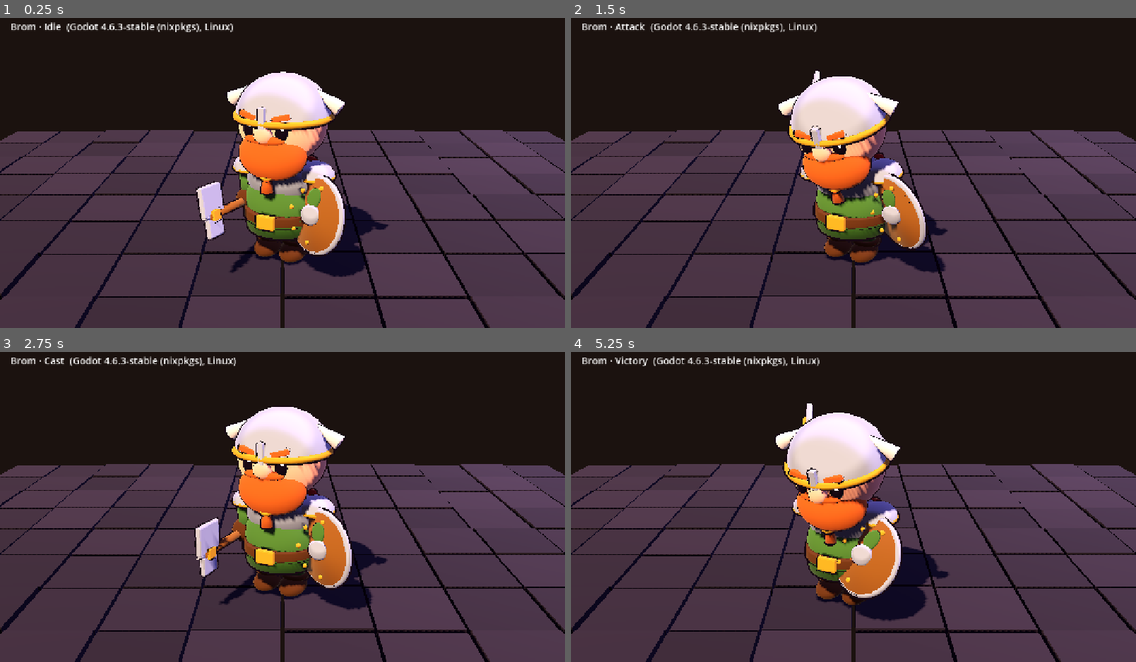
Above: before the commit, frames 1-4 (two rows, left to right).
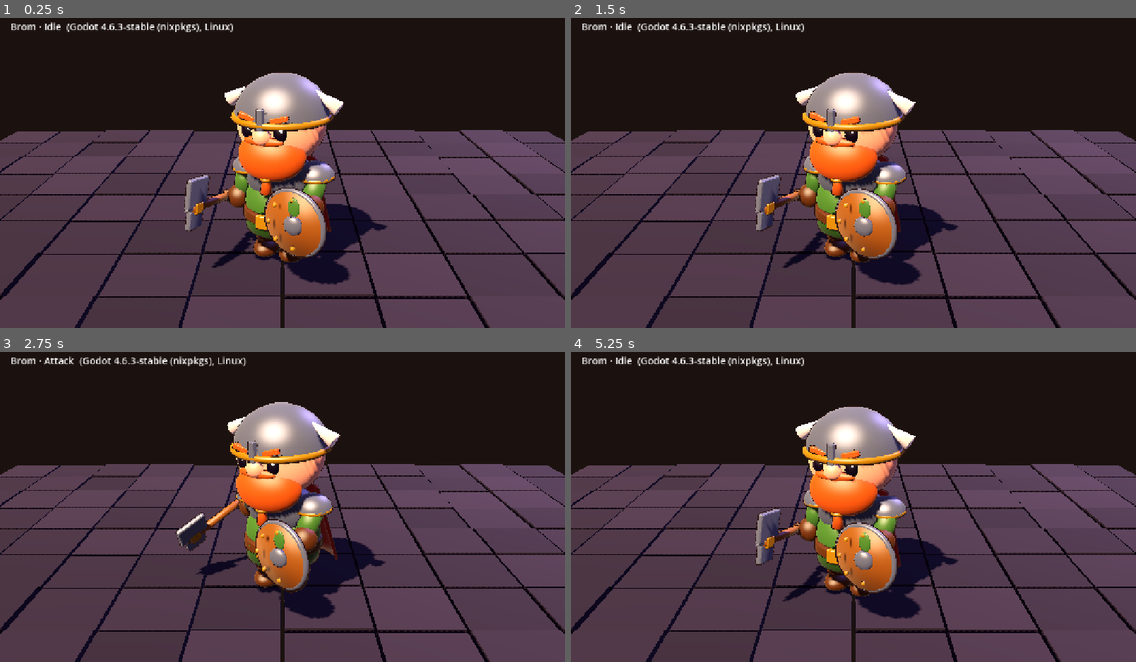
Above: after the commit, the same moments.

Repository: lmatospereira/dungeonboss
Game: Godot game, scene res://scenes/showcase.tscn
The game is run twice, just before and just after one commit, with the same random seed, the same clock (stepped at 60 frames per second) and the same inputs.
Inputs:
- Up to frame 1 (0.25 s): no input
- Up to frame 2 (1.5 s): no input
- Up to frame 3 (2.75 s): no input
- Up to frame 4 (5.25 s): no input

The runs differ from the first frame. In frame 1, 9.0% of the frame differs, in the area x 32-69%, y 17-86%; in frame 2, 12%; in frame 3, 12%; in frame 4, 12%, in the area x 7-69%, y 1-88%.

Commit message:
Brom: movimentos mais suaves, escudo à frente e visual mais próximo de RPG mobile
- animações com antecipação, pausa, passagem do ponto e retorno gradual;
  cabeça, capa e mãos com atraso (continuidade); Idle e Victory em laço
- golpe lateral (o golpe por cima cruzava a cabeça grande); braços com
  convenção de rotação lateral medida (Z positivo = para fora)
- escudo modelado com o braço em guarda e mantido à frente em todas as ações
- report_clipping: checagem automática de atravessamentos (BVH) por ação
- Godot: sombreamento suave envolvente, cor mais viva, contorno discreto,
  mistura de 0,22 s entre animações; metal mais escuro

Co-Authored-By: Claude Opus 5.5 <noreply@anthropic.com>

Diff:
--- a/game/scripts/presentation/showcase.gd
+++ b/game/scripts/presentation/showcase.gd
@@ -18,6 +18,9 @@
 	hero.rotation.y = deg_to_rad(-25)
 	Stylize.apply(hero)
 	anim = hero.find_children("*", "AnimationPlayer", true, false)[0]
+	for loop in ["Idle", "Victory"]:   # ações em laço (começam e terminam na mesma pose)
+		if anim.has_animation(loop): anim.get_animation(loop).loop_mode = Animation.LOOP_LINEAR
+	anim.playback_default_blend_time = 0.22   # mistura entre ações: sem trancos
 	anim.animation_finished.connect(_next)
 	label = Label.new()
 	label.position = Vector2(24, 20)
@@ -30,8 +33,8 @@
 	step += 1
 	label.text = "Brom · " + a + "  (Godot %s, %s)" % [Engine.get_version_info()["string"], OS.get_name()]
 	anim.play(a)
-	if a == "Idle":
-		await get_tree().create_timer(1.6).timeout
+	if a == "Idle" or a == "Victory":
+		await get_tree().create_timer(2.4).timeout
 		_next("")
 
 func _environment() -> void:
@@ -40,14 +43,14 @@
 	env.background_color = Color("1b120f")
 	env.ambient_light_source = Environment.AMBIENT_SOURCE_COLOR
 	env.ambient_light_color = Color("6b5a80")
-	env.ambient_light_energy = 0.35
+	env.ambient_light_energy = 0.5
 	env.tonemap_mode = Environment.TONE_MAPPER_FILMIC
 	var we := WorldEnvironment.new()
 	we.environment = env
 	add_child(we)
 	var key := DirectionalLight3D.new()       # luz principal quente
 	key.light_color = Color("ffd9a8")
-	key.light_energy = 0.95
+	key.light_energy = 1.15
 	key.shadow_enabled = true
 	key.rotation_degrees = Vector3(-55, -35, 0)
 	add_child(key)
--- a/game/scripts/presentation/stylize.gd
+++ b/game/scripts/presentation/stylize.gd
@@ -5,7 +5,7 @@
 const TOON := preload("res://shaders/toon.gdshader")
 const OUTLINE := preload("res://shaders/outline.gdshader")
 
-static func apply(root: Node, outline_width := 0.018) -> Array:
+static func apply(root: Node, outline_width := 0.009) -> Array:
 	var made: Array = []
 	var cache := {}
 	for mi in root.find_children("*", "MeshInstance3D", true, false):
--- a/game/shaders/outline.gdshader
+++ b/game/shaders/outline.gdshader
@@ -2,8 +2,8 @@
 shader_type spatial;
 render_mode unshaded, cull_front, depth_draw_opaque;
 
-uniform vec4 color : source_color = vec4(0.09, 0.05, 0.08, 1.0);
-uniform float width = 0.018;
+uniform vec4 color : source_color = vec4(0.16, 0.09, 0.08, 1.0);
+uniform float width = 0.009;
 
 void vertex() {
 	VERTEX += NORMAL * width;
--- a/game/shaders/toon.gdshader
+++ b/game/shaders/toon.gdshader
@@ -1,20 +1,39 @@
-// Sombreamento estilizado dos personagens: faixas de luz (cel), brilho de borda e realce de cor.
+// Sombreamento estilizado dos personagens (direção de arte próxima a jogos de RPG mobile em 3D):
+// luz suave envolvente, cor mais viva, brilho de borda quente e contorno discreto (no outline.gdshader).
 // A cor vem do material original do Blender (albedo); emissão é mantida para olhos e brilhos.
 shader_type spatial;
-render_mode diffuse_toon, specular_toon;
+render_mode diffuse_lambert_wrap, specular_schlick_ggx;
 
 uniform vec4 albedo : source_color = vec4(1.0);
 uniform vec3 emission : source_color = vec3(0.0);
-uniform float rim_strength = 0.18;
-uniform vec4 rim_color : source_color = vec4(1.0, 0.92, 0.8, 1.0);
+uniform float saturation = 1.12;
+uniform float rim_strength = 0.22;
+uniform vec4 rim_color : source_color = vec4(1.0, 0.9, 0.75, 1.0);
 uniform float metallic_hint = 0.0;
 uniform float flash = 0.0;        // 0..1: piscada branca ao levar dano
 
+vec3 saturate_color(vec3 c, float s) {
+	float l = dot(c, vec3(0.299, 0.587, 0.114));
+	return mix(vec3(l), c, s);
+}
+
 void fragment() {
-	ALBEDO = mix(albedo.rgb, vec3(1.0), flash);
-	ALBEDO *= mix(1.0, 0.75, metallic_hint);   // metal um pouco mais escuro: o brilho vem do especular
-	ROUGHNESS = mix(0.9, 0.55, metallic_hint);
-	SPECULAR = mix(0.15, 0.4, metallic_hint);
+	vec3 base = saturate_color(albedo.rgb, saturation);
+	base *= mix(1.0, 0.8, metallic_hint);
+	ALBEDO = mix(base, vec3(1.0), flash);
+	ROUGHNESS = mix(0.8, 0.4, metallic_hint);
+	METALLIC = metallic_hint * 0.35;
+	SPECULAR = mix(0.2, 0.45, metallic_hint);
 	float rim = pow(1.0 - clamp(dot(NORMAL, VIEW), 0.0, 1.0), 3.0);
 	EMISSION = emission + rim_color.rgb * rim * rim_strength + vec3(flash * 0.6);
 }
+
+void light() {
+	// luz envolvente: sombras macias, sem faixas duras
+	float wrap = 0.35;
+	float d = clamp((dot(NORMAL, LIGHT) + wrap) / (1.0 + wrap), 0.0, 1.0);
+	DIFFUSE_LIGHT += d * ATTENUATION * LIGHT_COLOR / PI;
+	vec3 h = normalize(LIGHT + VIEW);
+	float spec = pow(clamp(dot(NORMAL, h), 0.0, 1.0), mix(18.0, 40.0, metallic_hint)) * mix(0.12, 0.32, metallic_hint);
+	SPECULAR_LIGHT += spec * ATTENUATION * LIGHT_COLOR;
+}
Binary file changed: game/assets/characters/heroes/brom.glb
Not shown, changed: art/blender/heroes/brom.py
Not shown, changed: art/blender/lib.py
